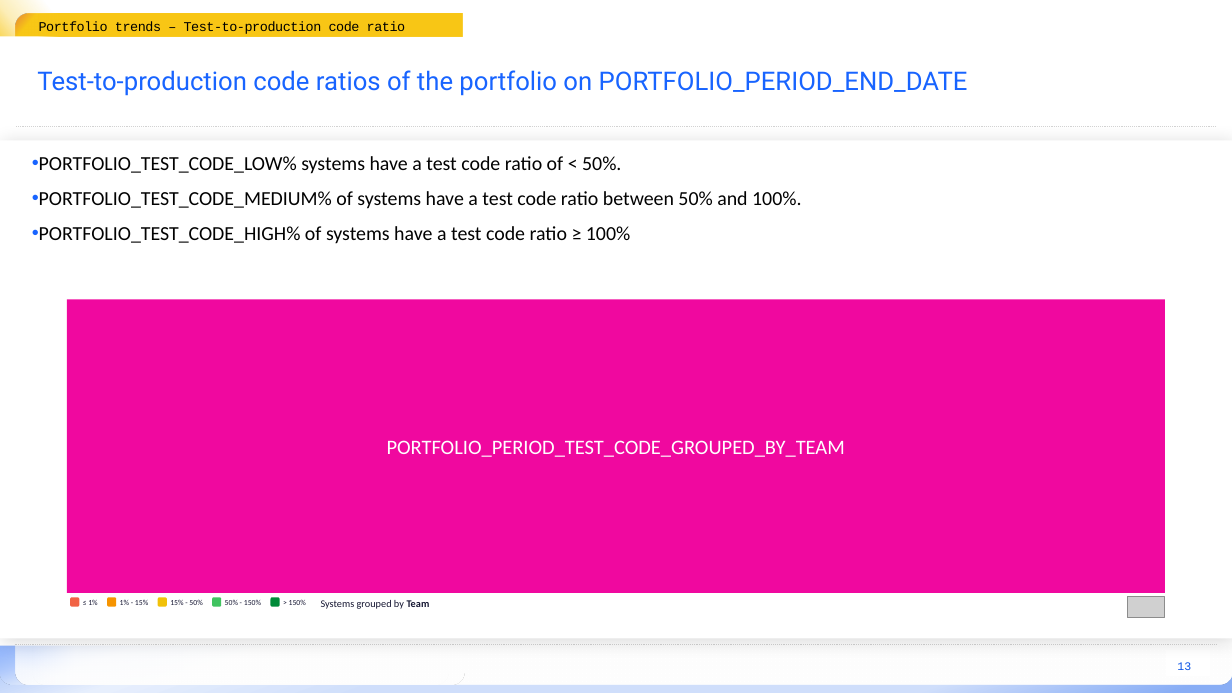
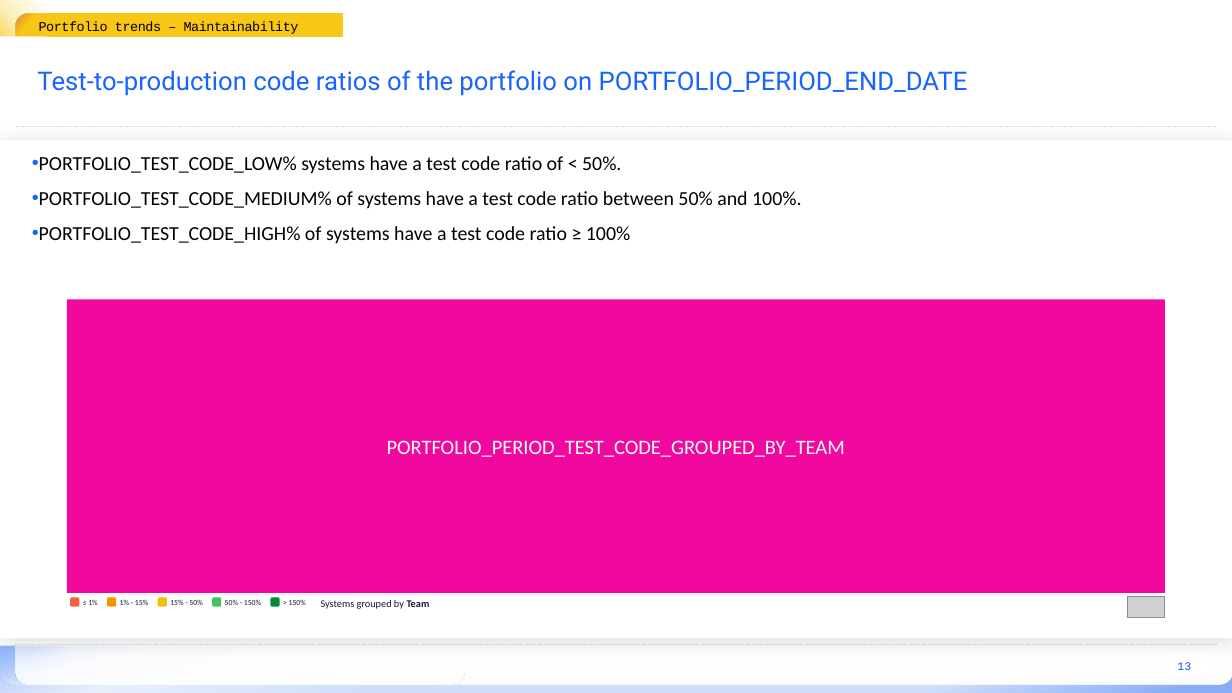
Before and after one commit to Sim007/sigrid-report-generator, a slide deck: slide 13 of src/report_generator/presets/templates/portfolio-baseline-report.pptx. Drawn at 1232x693 pixels with LibreOffice and Linux fonts; fonts in the diff are those of the drawing; grey boxes stand for pictures; background and template pictures are left out. Boxes give left, top, right and bottom in pixels: in the first picture for what was removed or moved away, otherwise in the second. Text is boxed around its words. In the diff, an @@ line names an element or a change of style, - is before the commit and + after.

```diff
--- a/src/report_generator/presets/templates/portfolio-baseline-report.pptx
+++ b/src/report_generator/presets/templates/portfolio-baseline-report.pptx
@@ text at (39,21,299,34): text changed @@
-Portfolio trends – Test-to-production code ratio
+Portfolio trends – Maintainability
@@ text "Portfolio trends – Maintainability": place and size @@
-text "Portfolio trends – Maintainability" at (39,13,463,36)
+text "Portfolio trends – Maintainability" at (39,13,343,36)
```
Also in this commit, not shown: 6 other slides changed, 2 other files.
